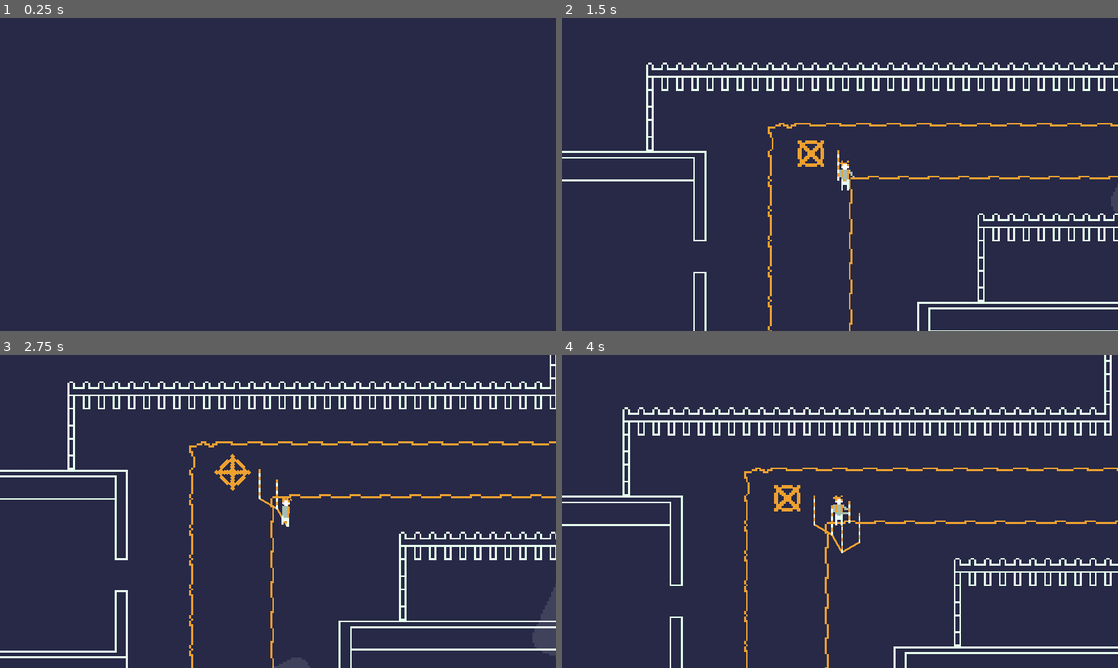
Above: before the commit, frames 1-4 (two rows, left to right).
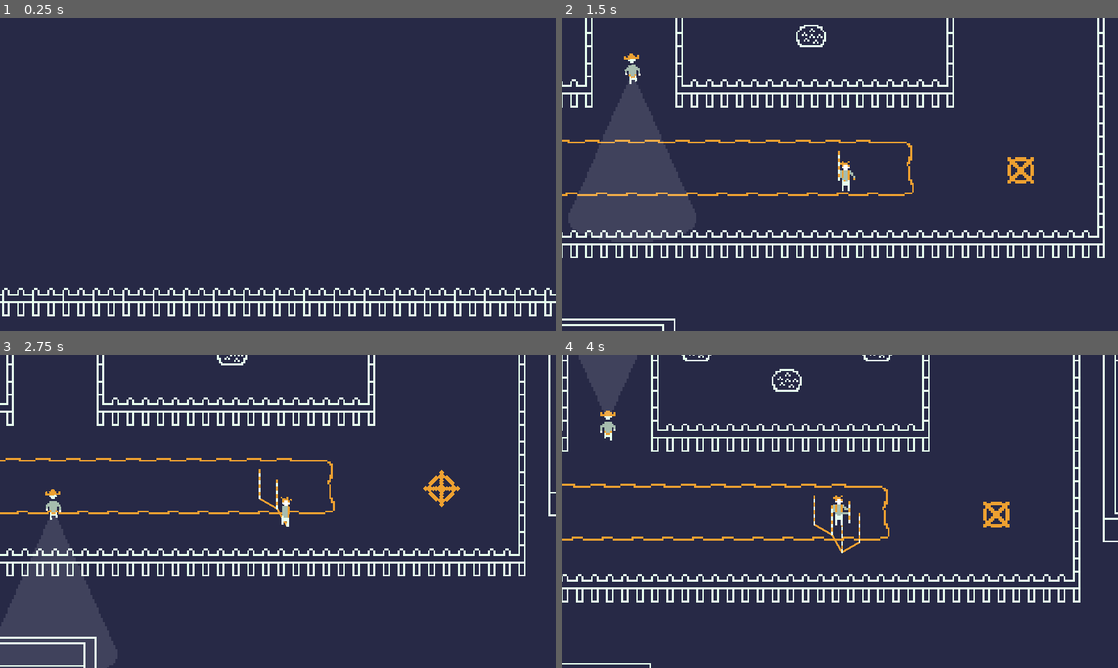
Above: after the commit, the same moments.

Repository: troingle/sgh-jami-24
Game: Godot game, scene res://scenes/level_1.tscn
Same seed, same stepped clock (60 frames per second), same inputs: the game is played once before the commit and once after it.
Inputs:
- Up to frame 1 (0.25 s): no input
- Up to frame 2 (1.5 s): hold D (right) 0.53-1.28 s; tap Space (place) at 0.6, 1.35 s; hold S (down) from 1.28 s (still down)
- Up to frame 3 (2.75 s): release S (down) at 2.03 s; hold D (right) from 2.03 s (still down); tap Space (place) at 2.1 s
- Up to frame 4 (4 s): release D (right) at 2.78 s; hold W (up) 2.78-3.53 s; tap Space (place) at 2.85, 3.6 s; hold A (left) from 3.53 s (still down)

The runs differ from the first frame. In frame 1, 2.8% of the frame differs, in the area x 0-100%, y 86-96%; in frame 2, 18%; in frame 3, 19%, in the area x 0-100%, y 0-100%; in frame 4, 14%.

Commit message:
Added ending to tutorial and started work on scoring

Diff:
--- a/code/player.gd
+++ b/code/player.gd
@@ -15,8 +15,11 @@
 var stickObj = preload("res://scenes/stick.tscn")
 var stick
 
+var num_of_marks = 0
+
 func _ready():
 	fade_anim.play("fade_in")
+	Global.paused = false
 
 func _physics_process(delta):
 	if not fade_anim.is_playing() and position.y > 750:
@@ -67,6 +70,10 @@
 
 		place_timer.start()
 
+	if position.distance_to($"../Car".position) < 56:
+		Global.paused = true
+		$CanvasLayer/ScoreWindow.visible = true
+
 
 func _on_place_timer_timeout():
 	sprite.play("idle")
--- a/scenes/level_1.tscn
+++ b/scenes/level_1.tscn
@@ -10,6 +10,7 @@
 [ext_resource type="Script" path="res://code/line.gd" id="7_x48hn"]
 [ext_resource type="PackedScene" uid="uid://cmcpohgq4larm" path="res://scenes/enemy.tscn" id="9_jyopn"]
 [ext_resource type="Texture2D" uid="uid://h6niiqv3x8hg" path="res://art/smiley.png" id="10_qtmgl"]
+[ext_resource type="Texture2D" uid="uid://dv32yvtexd0rx" path="res://art/car.png" id="11_ivpsl"]
 
 [sub_resource type="TileSetAtlasSource" id="TileSetAtlasSource_a5lhu"]
 texture = ExtResource("1_fg7cg")
@@ -175,7 +176,7 @@
 layer_0/tile_data = PackedInt32Array(-589825, 65536, 0, -524289, 65536, 0, -458753, 65536, 0, -393217, 65536, 0, -32768 …(3939 unchanged characters)…
 
 [node name="Player" parent="." instance=ExtResource("1_ccibl")]
-position = Vector2(4, 1547)
+position = Vector2(4, 976)
 
 [node name="Labels" type="Node2D" parent="."]
 
@@ -254,10 +255,16 @@
 speed = 150
 
 [node name="StartPos" type="Node2D" parent="."]
-position = Vector2(370, -2617)
+position = Vector2(1236, -2643)
 
 [node name="Smiley" type="Sprite2D" parent="."]
 texture_filter = 1
 position = Vector2(726, -3235)
 scale = Vector2(3, 3)
 texture = ExtResource("10_qtmgl")
+
+[node name="Car" type="Sprite2D" parent="."]
+texture_filter = 1
+position = Vector2(2002, -3181)
+scale = Vector2(3, 3)
+texture = ExtResource("11_ivpsl")
--- /dev/null
+++ b/scenes/mark.gd
@@ -0,0 +1,4 @@
+extends StaticBody2D
+
+func _ready():
+	$"../../Player".num_of_marks += 1
--- a/scenes/mark.tscn
+++ b/scenes/mark.tscn
@@ -1,9 +1,10 @@
-[gd_scene load_steps=6 format=3 uid="uid://b3x0pednriaqg"]
+[gd_scene load_steps=7 format=3 uid="uid://b3x0pednriaqg"]
 
 [ext_resource type="Texture2D" uid="uid://cj3klei5gvqo2" path="res://art/mark.png" id="1_78u4p"]
+[ext_resource type="Script" path="res://scenes/mark.gd" id="1_wgx6w"]
 
 [sub_resource type="CircleShape2D" id="CircleShape2D_xgv34"]
-radius = 135.004
+radius = 114.07
 
 [sub_resource type="Animation" id="Animation_kygil"]
 length = 0.001
@@ -46,6 +47,7 @@
 [node name="Mark" type="StaticBody2D" groups=["marks"]]
 collision_layer = 2
 collision_mask = 2
+script = ExtResource("1_wgx6w")
 
 [node name="Sprite2D" type="Sprite2D" parent="."]
 texture_filter = 1
--- a/scenes/player.tscn
+++ b/scenes/player.tscn
@@ -1,9 +1,10 @@
-[gd_scene load_steps=33 format=3 uid="uid://ct2d72mad7157"]
+[gd_scene load_steps=34 format=3 uid="uid://ct2d72mad7157"]
 
 [ext_resource type="Script" path="res://code/player.gd" id="1_0pesl"]
 [ext_resource type="Texture2D" uid="uid://hv7epreq48bo" path="res://art/player.png" id="1_6n0n7"]
 [ext_resource type="Texture2D" uid="uid://dq80tuoeeok8n" path="res://art/place_stick.png" id="3_qtb2f"]
 [ext_resource type="AudioStream" uid="uid://hbhcsxj0yrst" path="res://audio/dundundun.wav" id="4_1qbon"]
+[ext_resource type="FontFile" uid="uid://cmh1vaw7rlwmq" path="res://art/Silkscreen-Bold.ttf" id="5_6e0kg"]
 
 [sub_resource type="AtlasTexture" id="AtlasTexture_4rciv"]
 atlas = ExtResource("1_6n0n7")
@@ -203,21 +204,6 @@
 [sub_resource type="RectangleShape2D" id="RectangleShape2D_ox15u"]
 size = Vector2(20, 30)
 
-[sub_resource type="Animation" id="Animation_hos82"]
-resource_name = "fade_out"
-tracks/0/type = "value"
-tracks/0/imported = false
-tracks/0/enabled = true
-tracks/0/path = NodePath(".:self_modulate")
-tracks/0/interp = 1
-tracks/0/loop_wrap = true
-tracks/0/keys = {
-"times": PackedFloat32Array(0, 1),
-"transitions": PackedFloat32Array(1, 1),
-"update": 0,
-"values": [Color(1, 1, 1, 0), Color(1, 1, 1, 1)]
-}
-
 [sub_resource type="Animation" id="Animation_xccru"]
 length = 0.001
 tracks/0/type = "value"
@@ -247,6 +233,21 @@
 "transitions": PackedFloat32Array(1, 1),
 "update": 0,
 "values": [Color(1, 1, 1, 1), Color(1, 1, 1, 0)]
+}
+
+[sub_resource type="Animation" id="Animation_hos82"]
+resource_name = "fade_out"
+tracks/0/type = "value"
+tracks/0/imported = false
+tracks/0/enabled = true
+tracks/0/path = NodePath(".:self_modulate")
+tracks/0/interp = 1
+tracks/0/loop_wrap = true
+tracks/0/keys = {
+"times": PackedFloat32Array(0, 1),
+"transitions": PackedFloat32Array(1, 1),
+"update": 0,
+"values": [Color(1, 1, 1, 0), Color(1, 1, 1, 1)]
 }
 
 [sub_resource type="AnimationLibrary" id="AnimationLibrary_ou4m6"]
@@ -257,7 +258,6 @@
 }
 
 [node name="Player" type="CharacterBody2D"]
-visible = false
 script = ExtResource("1_0pesl")
 
 [node name="AnimatedSprite2D" type="AnimatedSprite2D" parent="."]
@@ -311,5 +311,61 @@
 "": SubResource("AnimationLibrary_ou4m6")
 }
 
+[node name="ScoreWindow" type="Control" parent="CanvasLayer"]
+visible = false
+layout_mode = 3
+anchors_preset = 0
+offset_top = 80.0
+offset_right = 40.0
+offset_bottom = 120.0
+
+[node name="ColorRect" type="ColorRect" parent="CanvasLayer/ScoreWindow"]
+layout_mode = 0
+offset_left = 293.0
+offset_top = 153.0
+offset_right = 858.0
+offset_bottom = 325.0
+color = Color(0.0588235, 0.0627451, 0.12549, 0.941176)
+
+[node name="Label" type="Label" parent="CanvasLayer/ScoreWindow"]
+texture_filter = 1
+offset_left = 294.0
+offset_top = 159.0
+offset_right = 4366.0
+offset_bottom = 933.0
+scale = Vector2(0.13876, 0.13876)
+theme_override_colors/font_color = Color(0.905882, 1, 0.933333, 1)
+theme_override_fonts/font = ExtResource("5_6e0kg")
+theme_override_font_sizes/font_size = 185
+text = "liian epätarkkoja merkintöjä, et päässyt läpi"
+horizontal_alignment = 1
+autowrap_mode = 3
+
+[node name="Restart" type="MenuButton" parent="CanvasLayer/ScoreWindow"]
+texture_filter = 1
+layout_mode = 0
+offset_left = 294.0
+offset_top = 244.0
+offset_right = 4366.0
+offset_bottom = 475.0
+scale = Vector2(0.13876, 0.13876)
+theme_override_colors/font_color = Color(0.905882, 1, 0.933333, 1)
+theme_override_fonts/font = ExtResource("5_6e0kg")
+theme_override_font_sizes/font_size = 165
+text = "yritä uudelleen"
+
+[node name="Restart2" type="MenuButton" parent="CanvasLayer/ScoreWindow"]
+texture_filter = 1
+layout_mode = 0
+offset_left = 294.0
+offset_top = 279.0
+offset_right = 4366.0
+offset_bottom = 510.0
+scale = Vector2(0.13876, 0.13876)
+theme_override_colors/font_color = Color(0.905882, 1, 0.933333, 1)
+theme_override_fonts/font = ExtResource("5_6e0kg")
+theme_override_font_sizes/font_size = 165
+text = "seuraava taso"
+
 [connection signal="timeout" from="PlaceTimer" to="." method="_on_place_timer_timeout"]
 [connection signal="body_entered" from="Detector" to="." method="_on_detector_body_entered"]
Not shown: 1 places in scenes/level_1.tscn that only renumber resources
